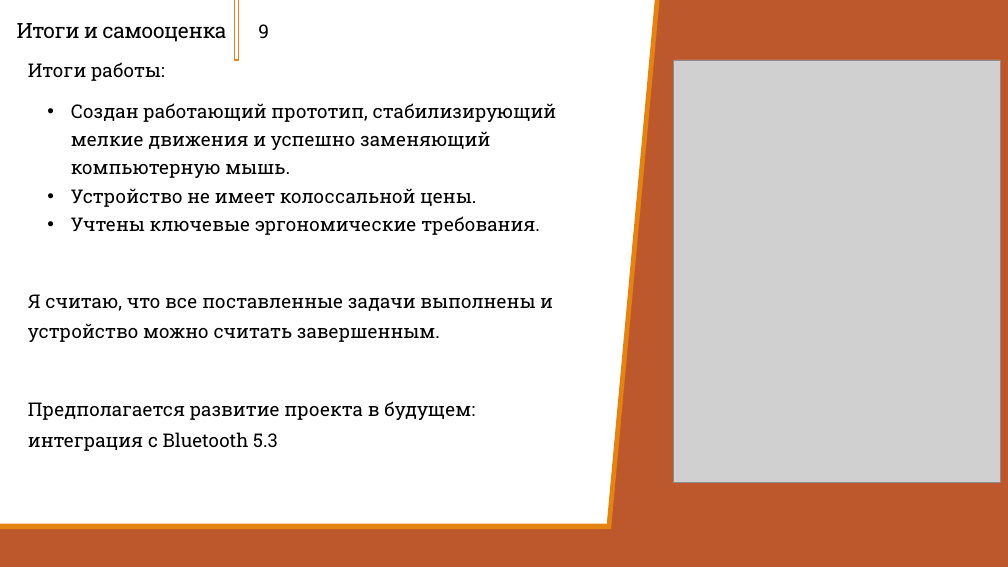
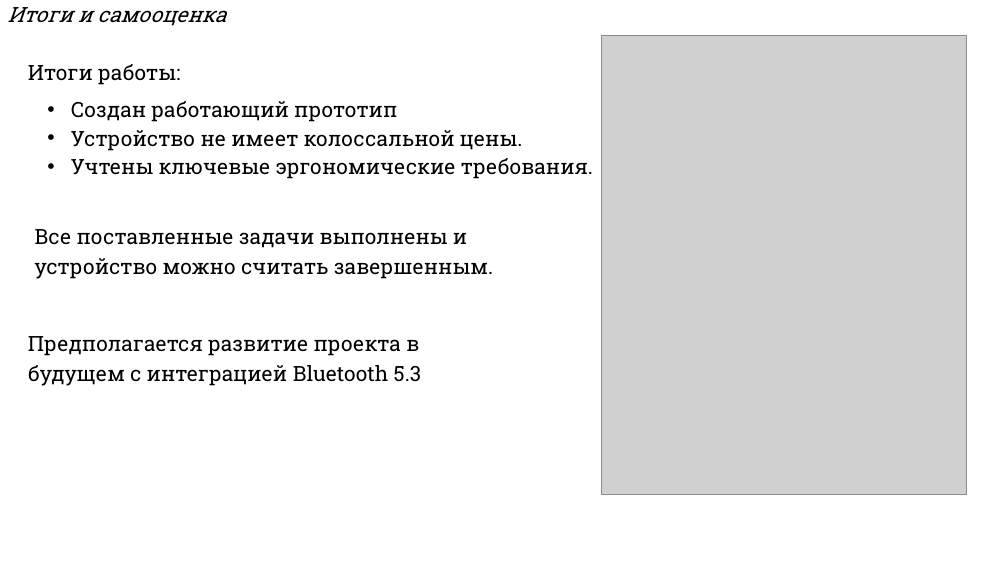
Before and after one commit to Zerocummer/Mmm-Yummers, a slide deck: slide 9 of Мышка для людей с ОВЗ/Документы/Презентация о манипуляторе другая.pptx. Drawn at 1008x567 pixels with LibreOffice and Linux fonts; fonts in the diff are those of the drawing; grey boxes stand for pictures. Boxes give left, top, right and bottom in pixels: in the first picture for what was removed or moved away, otherwise in the second. Text is boxed around its words. In the diff, an @@ line names an element or a change of style, - is before the commit and + after.

```diff
--- a/Мышка для людей с ОВЗ/Документы/Презентация о манипуляторе другая.pptx
+++ b/Мышка для людей с ОВЗ/Документы/Презентация о манипуляторе другая.pptx
@@ title "Итоги и самооценка": place and size @@
-title "Итоги и самооценка" at [17,23,226,42]
+title "Итоги и самооценка" at [8,7,226,26]
@@ title "Итоги и самооценка" at [8,7,226,26]: letter spacing -0.5 to 0 pt, italic on; line spacing 0.85 to 0.9; vertical alignment bottom to middle @@
@@ rectangle removed at [235,0,239,60] @@
@@ text removed at [258,24,269,38] @@
-9
@@ rectangle removed at [603,0,1008,567] @@
@@ text "Итоги работы:" at [28,64,180,85]: size 18 to 20 pt @@
@@ picture: place and size @@
-picture at [674,60,1001,482]
+picture at [602,36,967,495]
@@ text at [71,101,397,122]: text changed; size 18 to 20 pt @@
-• Создан работающий прототип, стабилизирующий мелкие движения и успешно заменяющий компьютерную мышь.
+• Создан работающий прототип
@@ text at [71,130,593,179]: size 18 to 20 pt in "Устройство не имеет колоссальной цены.", "Учтены ключевые эргономические требования." @@
@@ rectangle removed at [93,139,929,150] @@
@@ text at [35,229,493,279]: text changed; size 18 to 20 pt @@
-Я считаю, что все поставленные задачи выполнены и устройство можно считать завершенным.
+Все поставленные задачи выполнены и устройство можно считать завершенным.
@@ text at [28,336,421,386]: text changed; size 18 to 20 pt @@
-Предполагается развитие проекта в будущем: интеграция c Bluetooth 5.3
+Предполагается развитие проекта в будущем с интеграцией Bluetooth 5.3
@@ rectangle removed at [0,529,1008,567] @@
@@ rectangle removed at [0,524,1008,529] @@
@@ rectangle removed at [600,530,680,567] @@
```
Also in this commit, not shown: 8 other slides changed, 11 other files.
